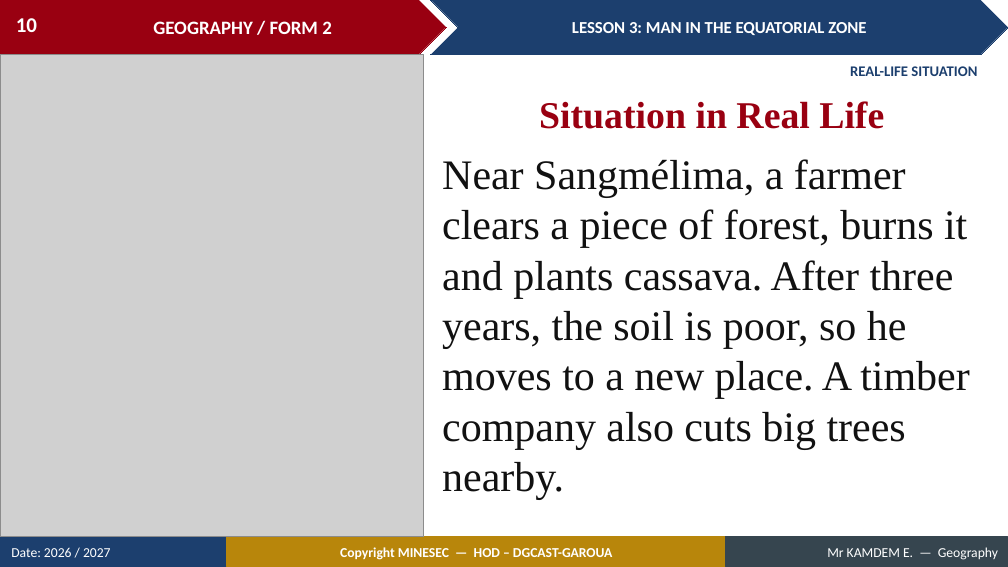
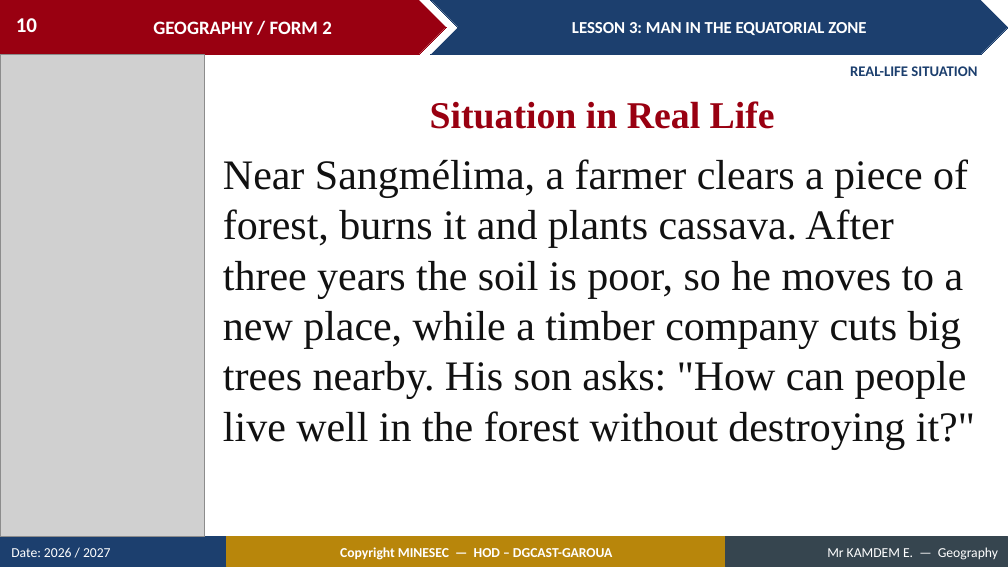
Before and after one commit to Berthautk/linea-github, a slide deck: slide 10 of lecons/F2/05_F2_M1_L03_Man_in_the_Equatorial_Zone.pptx. Drawn at 1008x567 pixels with LibreOffice and Linux fonts; fonts in the diff are those of the drawing; grey boxes stand for pictures. Boxes give left, top, right and bottom in pixels: in the first picture for what was removed or moved away, otherwise in the second. Text is boxed around its words. In the diff, an @@ line names an element or a change of style, - is before the commit and + after.

```diff
--- a/lecons/F2/05_F2_M1_L03_Man_in_the_Equatorial_Zone.pptx
+++ b/lecons/F2/05_F2_M1_L03_Man_in_the_Equatorial_Zone.pptx
@@ picture: place and size @@
-picture at <box>0,54,423,537</box>
+picture at <box>0,54,204,537</box>
@@ text "Situation in Real Life": place and size @@
-text "Situation in Real Life" at <box>539,101,884,129</box>
+text "Situation in Real Life" at <box>430,101,775,129</box>
@@ text at <box>223,159,975,449</box>: text changed @@
-Near Sangmélima, a farmer clears a piece of forest, burns it and plants cassava. After three years, the soil is poor, so he moves to a new place. A timber company also cuts big trees nearby.
+Near Sangmélima, a farmer clears a piece of forest, burns it and plants cassava. After three years the soil is poor, so he moves to a new place, while a timber company cuts big trees nearby. His son asks: "How can people live well in the forest without destroying it?"
```
Also in this commit, not shown: 20 other slides changed, 19 slides added, 5 slides removed, 21 other files.
